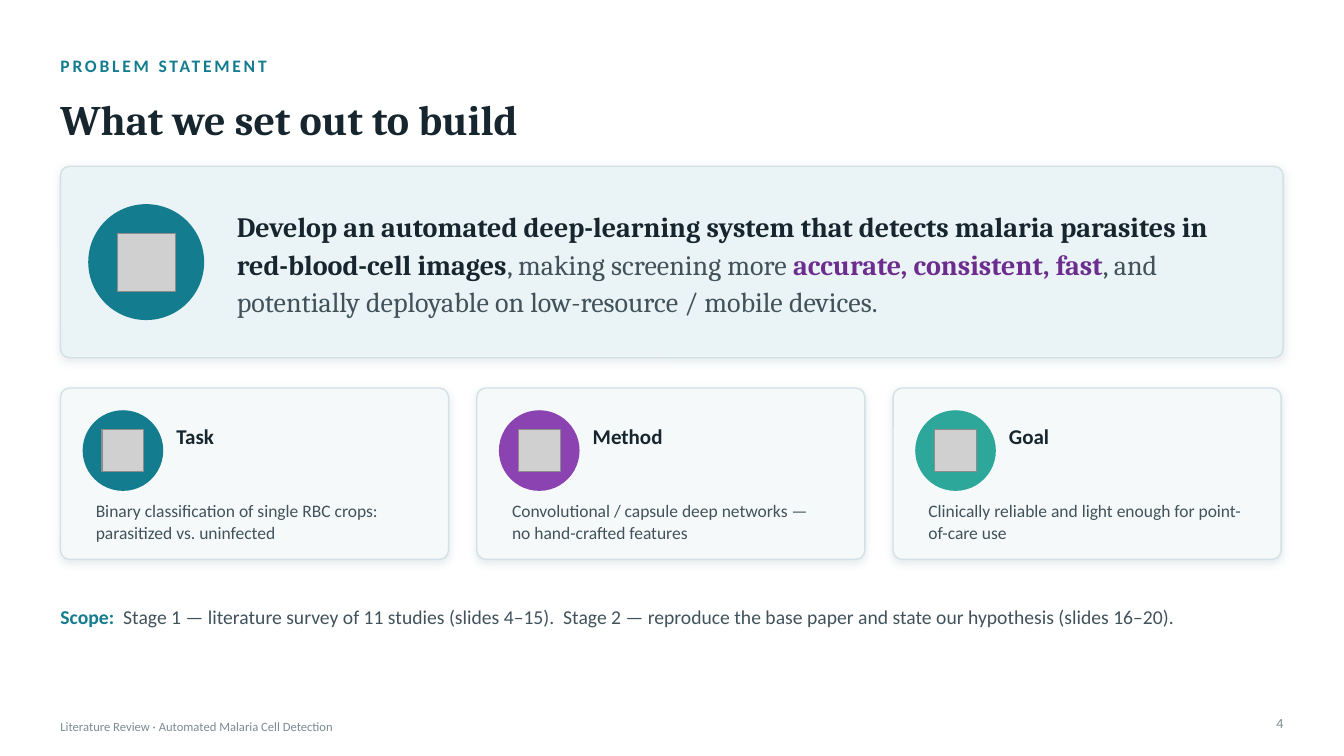
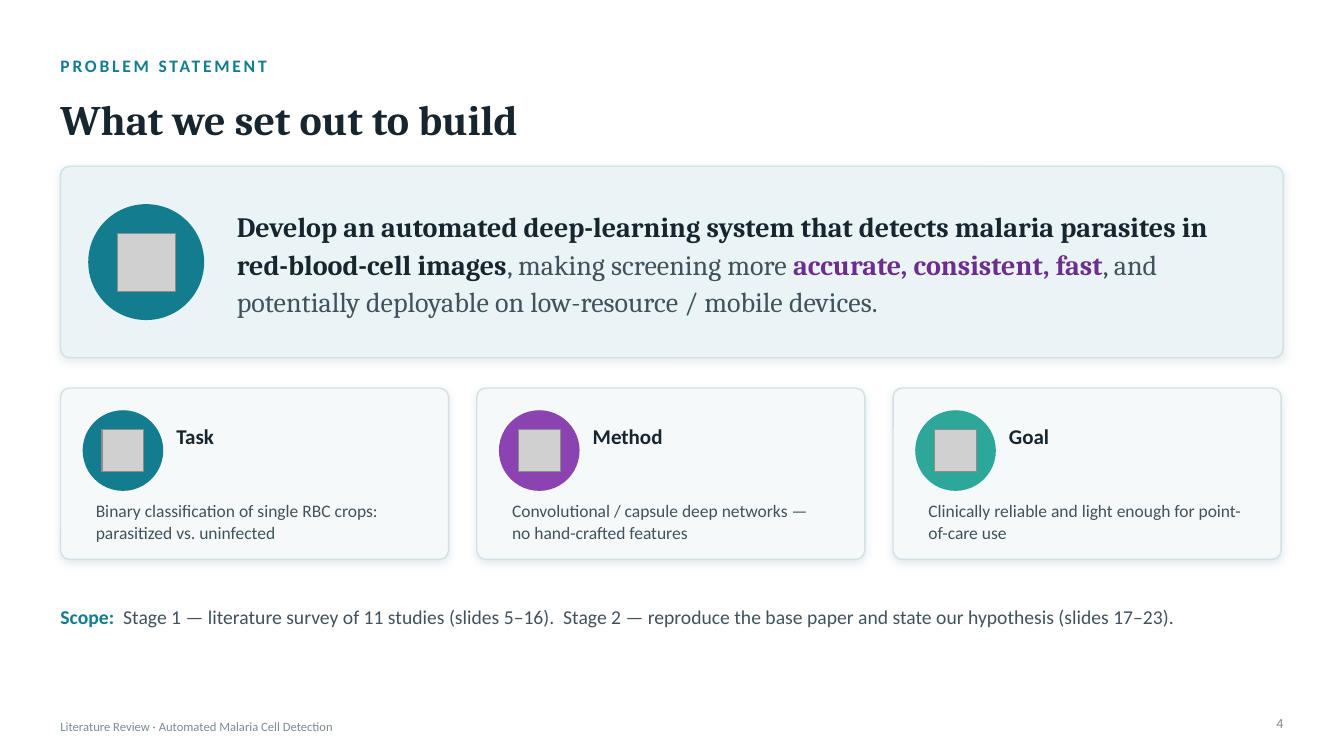
Before and after one commit to amathziah/malaria-detection, a slide deck: slide 4 of slides/Malaria_Phase2_Baseline_Hypothesis_filled.pptx. Drawn at 1344x756 pixels with LibreOffice and Linux fonts; fonts in the diff are those of the drawing; grey boxes stand for pictures. Boxes give left, top, right and bottom in pixels: in the first picture for what was removed or moved away, otherwise in the second. Text is boxed around its words. In the diff, an @@ line names an element or a change of style, - is before the commit and + after.

Commit message:
Slides: check numbers against A0 results

```diff
--- a/slides/Malaria_Phase2_Baseline_Hypothesis_filled.pptx
+++ b/slides/Malaria_Phase2_Baseline_Hypothesis_filled.pptx
@@ text at bbox=[60, 610, 1173, 628]: text changed @@
-Scope: Stage 1 — literature survey of 11 studies (slides 4–15). Stage 2 — reproduce the base paper and state our hypothesis (slides 16–20).
+Scope: Stage 1 — literature survey of 11 studies (slides 5–16). Stage 2 — reproduce the base paper and state our hypothesis (slides 17–23).
```
